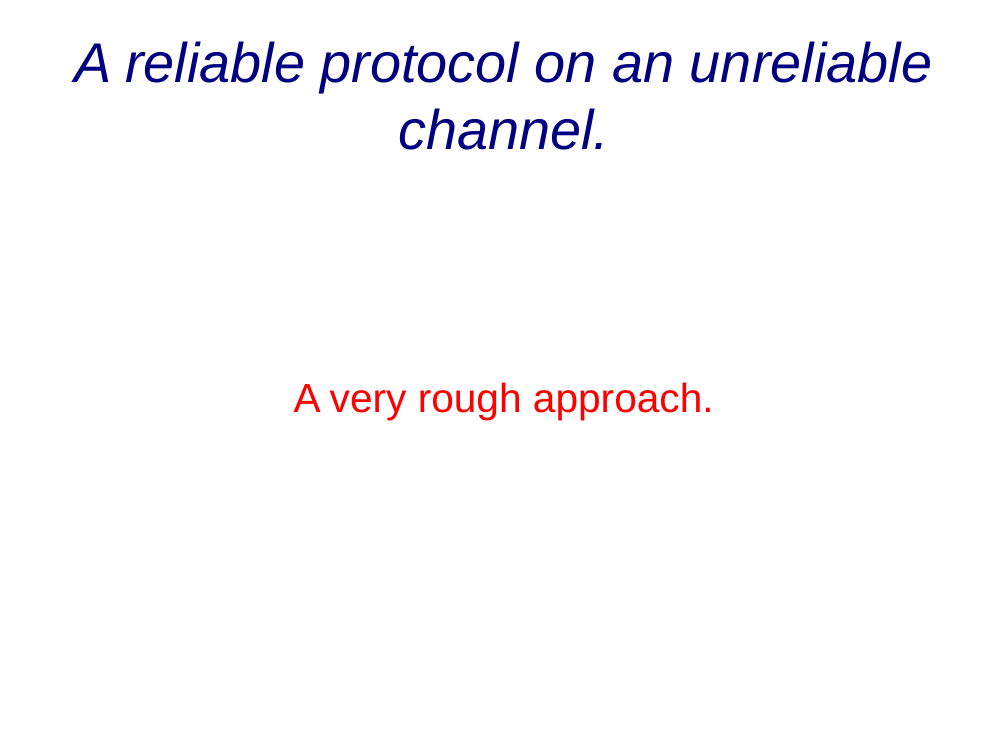
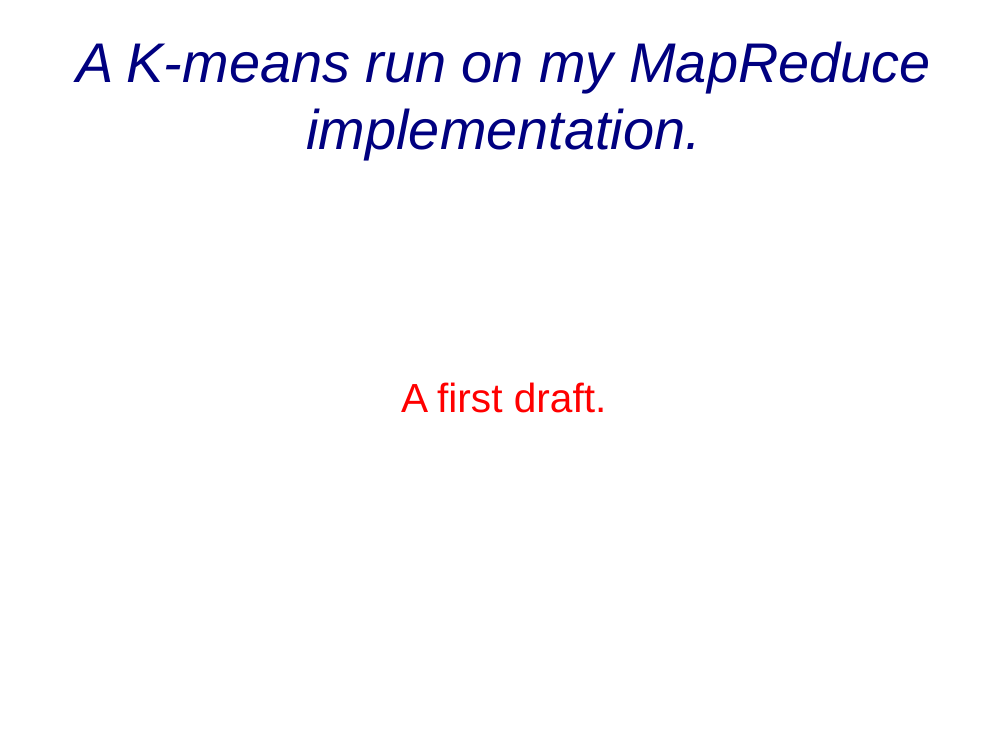
Before and after one commit to sgaragagghu/sdcc-documentazione, a slide deck: slide 1 of to_delete/presentazione.odp. Drawn at 1008x756 pixels with LibreOffice and Linux fonts; fonts in the diff are those of the drawing. Boxes give left, top, right and bottom in pixels: in the first picture for what was removed or moved away, otherwise in the second. Text is boxed around its words. In the diff, an @@ line names an element or a change of style, - is before the commit and + after.

```diff
--- a/to_delete/presentazione.odp
+++ b/to_delete/presentazione.odp
@@ title at box(76, 41, 930, 159): text changed @@
-A reliable protocol on an unreliable channel.
+A K-means run on my MapReduce implementation.
@@ subtitle at box(401, 382, 607, 413): text changed @@
-A very rough approach.
+A first draft.
```
Also in this commit, not shown: 6 other slides changed, 3 slides added, 3 slides removed.
